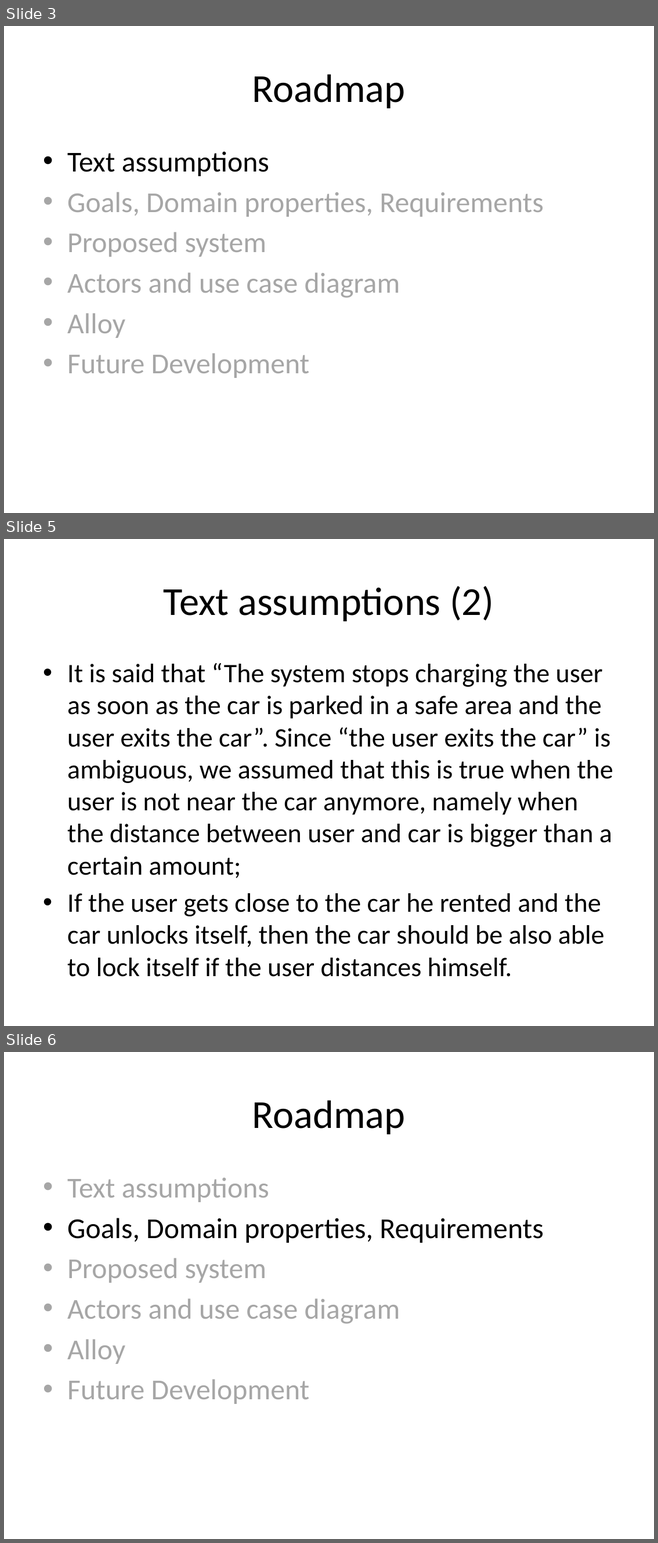
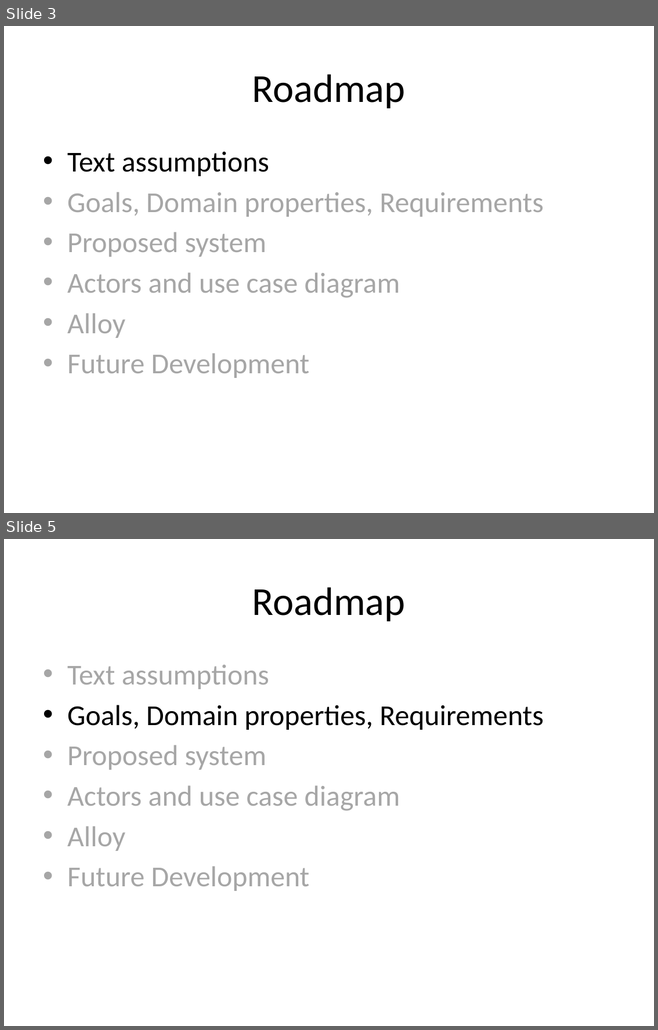
Before and after one commit to cattaneo-riccardo/PowerEnjoy, a slide deck: RASD/presentation/RASD_presentation.pptx. Shown one above the other, each under a label of ours: slides 3, 5 and 6 before the commit, slides 3 and 5 after it; the slides between them are not shown. The pictures are 658x1543 and 658x1030 pixels, drawn with LibreOffice and Linux fonts; fonts in the diff are those of the drawing. Boxes give left, top, right and bottom in pixels: in the first picture for what was removed or moved away, otherwise in the second. Text is boxed around its words. In the diff, an @@ line names an element or a change of style, - is before the commit and + after.

```diff
--- a/RASD/presentation/RASD_presentation.pptx
+++ b/RASD/presentation/RASD_presentation.pptx
@@ slide 5 removed at <box>4,539,654,1026</box>, background #FFFFFF @@
@@ title removed at <box>164,586,494,621</box> @@
-Text assumptions (2)
@@ text removed at <box>67,663,612,977</box> @@
-• It is said that “The system stops charging the user as soon as the car is parked in a safe area and the user exits the car”. Since “the user exits the car” is ambiguous, we assumed that this is true when the user is not near the car anymore, namely when the distance between user and car is bigger than a certain amount;
-• If the user gets close to the car he rented and the car unlocks itself, then the car should be also able to lock itself if the user distances himself.
@@ what was slide 6 is now slide 5 @@
```
Also in this commit, not shown: 5 slides changed, 2 slides added, 1 other slide removed, 11 other files.
